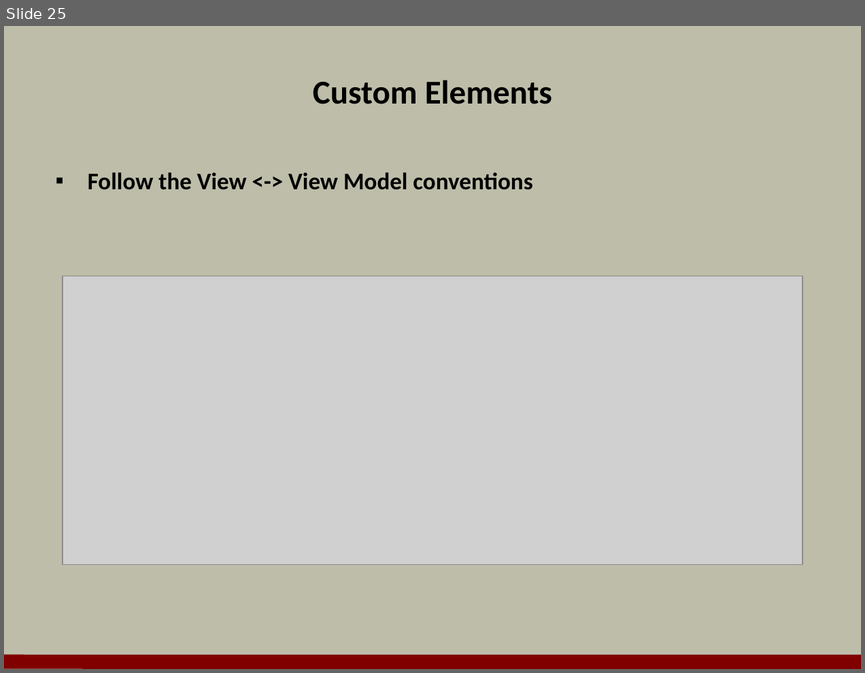
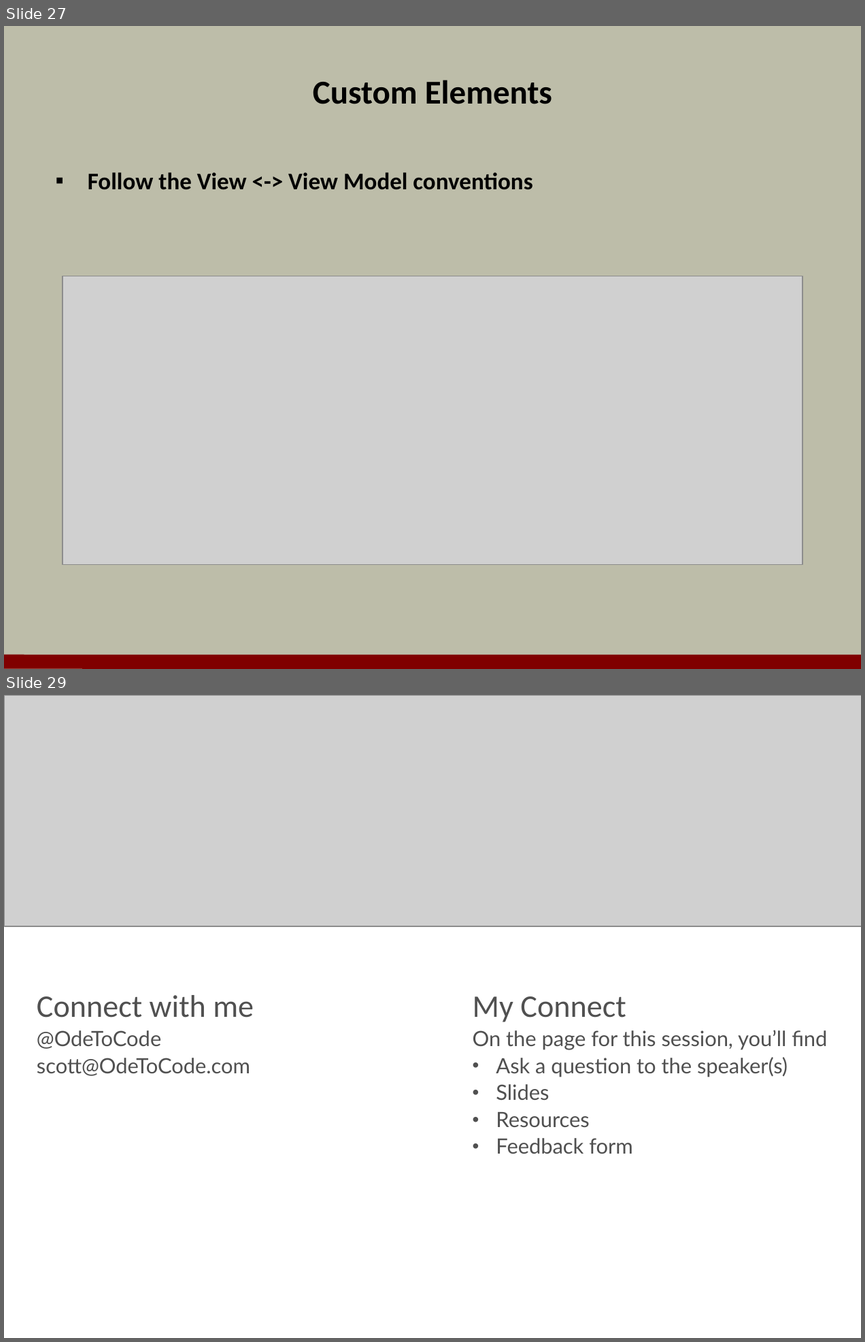
Before and after one commit to OdeToCode/classes, a slide deck: angularjs/slides/a1_aurelia.pptx. Shown one above the other, each under a label of ours: slide 25 before the commit, slides 27 and 29 after it; the slides between them are not shown. The pictures are 865x673 and 865x1342 pixels, drawn with LibreOffice and Linux fonts; fonts in the diff are those of the drawing; grey boxes stand for pictures; background and template pictures are left out. Boxes give left, top, right and bottom in pixels: in the first picture for what was removed or moved away, otherwise in the second. Text is boxed around its words. In the diff, an @@ line names an element or a change of style, - is before the commit and + after.

```diff
--- a/angularjs/slides/a1_aurelia.pptx
+++ b/angularjs/slides/a1_aurelia.pptx
@@ slide 29 added at <box>4,695,861,1338</box>, background #FFFFFF @@
@@ picture added at <box>4,695,861,926</box> @@
@@ text added at <box>37,995,254,1076</box>, 17.6 pt, text #505050 @@
+Connect with me
+  @OdeToCode
+  scott@OdeToCode.com
@@ text added at <box>473,996,827,1153</box>, 17.6 pt, text #505050 @@
+My Connect
+  On the page for this session, you’ll find
+  • Ask a question to the speaker(s)
+  • Slides
+  • Resources
+  • Feedback form
@@ what was slide 25 is now slide 27 @@
```
Also in this commit, not shown: 2 slides changed, 2 other slides added, 1 other file.
